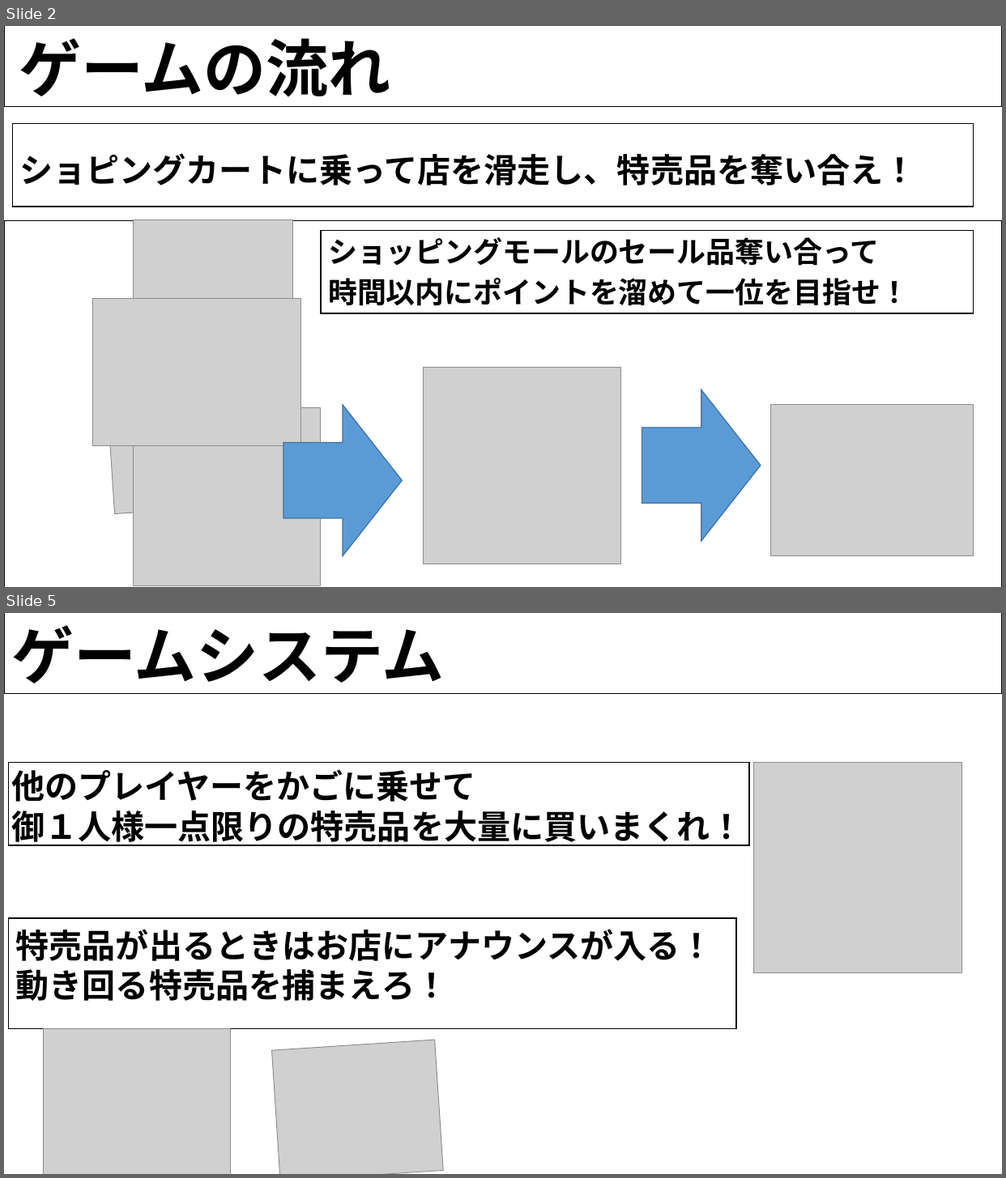
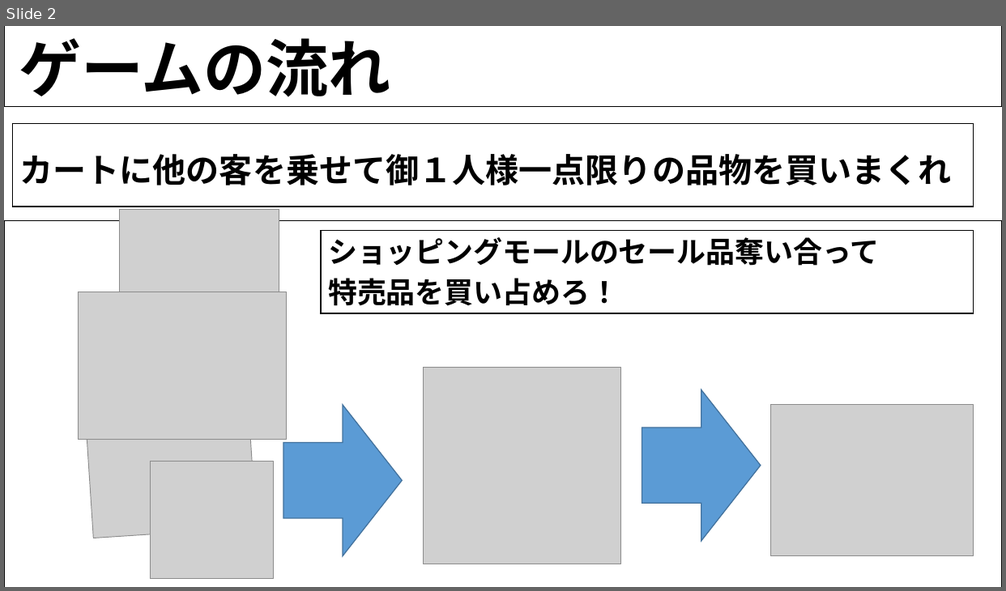
Before and after one commit to H29LatterPeriodTeam07/team07, a slide deck: 後期企画書/ショッピングカート.pptx. Shown one above the other, each under a label of ours: slides 2 and 5 before the commit, slide 2 after it; the slides between them are not shown. The pictures are 1006x1178 and 1006x591 pixels, drawn with LibreOffice and Linux fonts; fonts in the diff are those of the drawing; grey boxes stand for pictures; background and template pictures are left out. Boxes give left, top, right and bottom in pixels: in the first picture for what was removed or moved away, otherwise in the second. Text is boxed around its words. In the diff, an @@ line names an element or a change of style, - is before the commit and + after.

```diff
--- a/後期企画書/ショッピングカート.pptx
+++ b/後期企画書/ショッピングカート.pptx
@@ slide 5 removed at [4, 613, 1002, 1174], background picture (left out) @@
@@ rectangle removed at [4, 613, 1002, 693] @@
@@ text removed at [11, 625, 444, 694] @@
-ゲームシステム
@@ rectangle removed at [9, 762, 749, 845] @@
@@ text removed at [11, 769, 744, 846] @@
-他のプレイヤーをかごに乗せて
-御１人様一点限りの特売品を大量に買いまくれ！
@@ picture removed at [754, 762, 962, 973] @@
@@ rectangle removed at [9, 918, 736, 1029] @@
@@ text removed at [16, 929, 714, 1001] @@
-特売品が出るときはお店にアナウンスが入る！
-動き回る特売品を捕まえろ！
@@ picture removed at [43, 1029, 231, 1174] @@
@@ picture removed at [271, 1040, 443, 1174] @@
@@ slide 2 changed as well @@
@@ text at [19, 154, 951, 186]: text changed @@
-ショピングカートに乗って店を滑走し、特売品を奪い合え！
+カートに他の客を乗せて御１人様一点限りの品物を買いまくれ
@@ picture: place and size @@
-picture at [134, 220, 294, 350]
+picture at [119, 209, 279, 339]
@@ picture: place and size @@
-picture at [93, 298, 301, 446]
+picture at [78, 292, 286, 439]
@@ text at [328, 278, 619, 306]: text changed @@
-時間以内にポイントを溜めて一位を目指せ！
+特売品を買い占めろ！
@@ picture: place and size @@
-picture at [106, 373, 278, 514]
+picture at [85, 398, 257, 539]
@@ picture: place and size @@
-picture at [134, 408, 321, 586]
+picture at [150, 462, 274, 579]
```
Also in this commit, not shown: 6 other slides changed, 8 slides added, 2 other slides removed.
